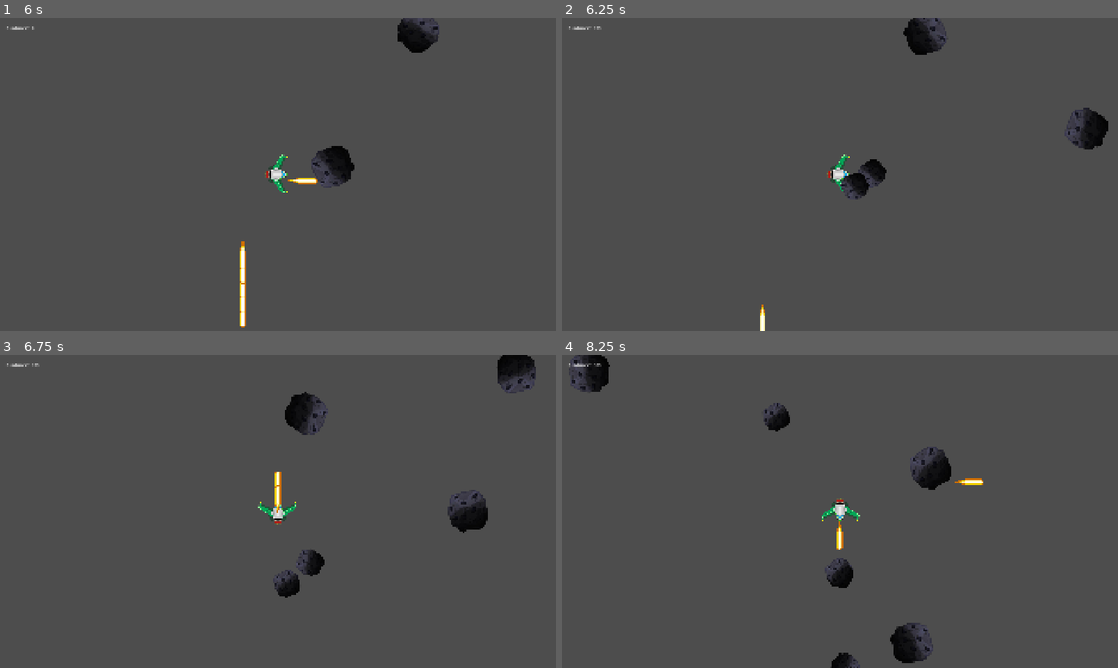
Above: before the commit, frames 1-4 (two rows, left to right).
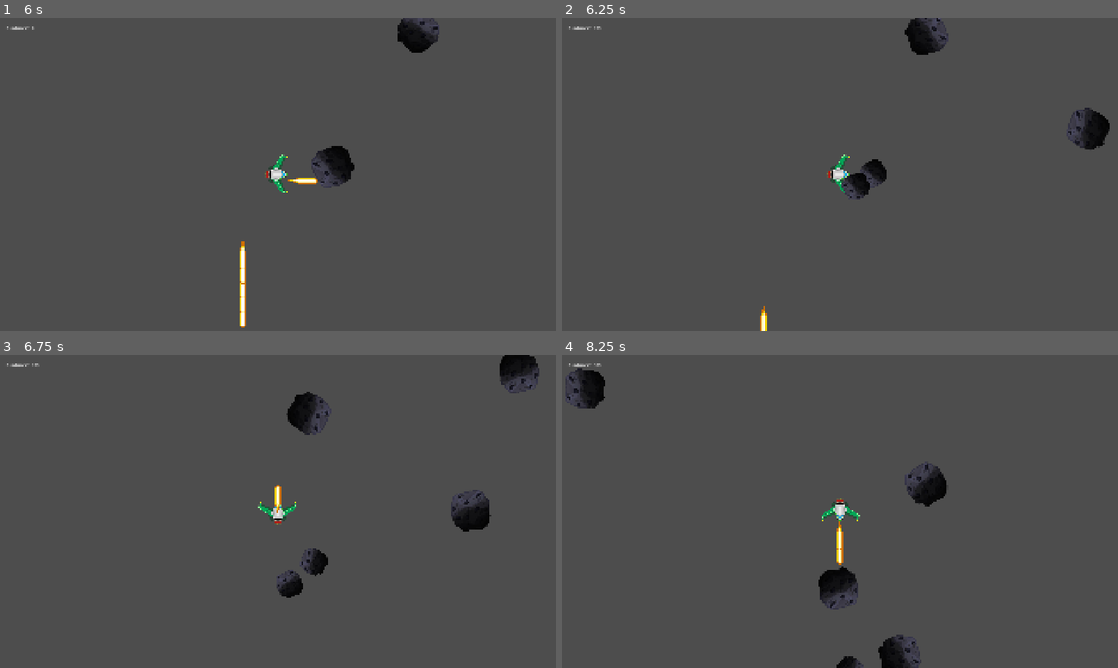
Above: after the commit, the same moments.

Repository: Mirguini/AsteroidZ
Game: Godot game, scene res://MainScene/Main.tscn
Same seed, same stepped clock (60 frames per second), same inputs: the game is played once before the commit and once after it.
Inputs (mouse positions are in pixels of both pictures, inside the frame that each line leads up to):
- Up to frame 1 (6 s): tap Enter at 0.5 s; move the mouse to (400, 158) at 0.52 s; press the mouse at (400, 158) at 0.53 s; hold D (moveRight) 0.53-1.28 s; tap Space at 1.25 s; move the mouse to (166, 190) at 1.27 s; release the mouse at (166, 190) at 1.28 s; hold S (moveDown) 1.28-2.03 s; click (166, 190) at 1.35 s; move the mouse to (333, 105) at 2.02 s; press the mouse at (333, 105) at 2.03 s; hold D (moveRight) 2.03-2.78 s; move the mouse to (250, 237) at 2.77 s; release the mouse at (250, 237) at 2.78 s; hold W (moveUp) 2.78-3.53 s; click (250, 237) at 2.85 s; move the mouse to (444, 221) at 3.52 s; press the mouse at (444, 221) at 3.53 s; hold A (moveLeft) 3.53-5.03 s; move the mouse to (111, 127) at 4.27 s; release the mouse at (111, 127) at 4.28 s; click (111, 127) at 4.35 s; move the mouse to (305, 174) at 5.02 s; press the mouse at (305, 174) at 5.03 s; hold S (moveDown) 5.03-5.78 s; move the mouse to (194, 96) at 5.77 s; release the mouse at (194, 96) at 5.78 s; hold D (moveRight) from 5.78 s (still down); click (194, 96) at 5.85 s
- Up to frame 2 (6.25 s): keep holding D (moveRight)
- Up to frame 3 (6.75 s): move the mouse to (400, 495) at 6.52 s; release D (moveRight) at 6.53 s; press the mouse at (400, 495) at 6.53 s; hold W (moveUp) from 6.53 s (still down)
- Up to frame 4 (8.25 s): move the mouse to (728, 527) at 7.27 s; release W (moveUp) at 7.28 s; release the mouse at (728, 527) at 7.28 s; hold D (moveRight) 7.28-8.03 s; click (728, 527) at 7.35 s; move the mouse to (895, 442) at 8.02 s; press the mouse at (895, 442) at 8.03 s; hold S (moveDown) from 8.03 s (still down)

Frame 1 is identical in both runs. In frame 2, 0.4% of the frame differs, in the area x 35-99%, y 0-100%; in frame 3, 0.8%; in frame 4, 3.1%, in the area x 0-76%, y 0-100%.

Commit message:
Powerups
He afegit tota l'estructura per a que hi hagin powerups. He afegit triple shot, un escut que protegeix al player d'un cop, doble puntuació i "rapidfire" on permet al jugador disparar més ràpid. Tota aquesta estructura ve acompanyada dels seus respectius sprites i de generar un enum així com una classe powerup per a que gestioni els mateixos.

Diff:
--- a/asteroid-z/Asteroid/Asteroid.tscn
+++ b/asteroid-z/Asteroid/Asteroid.tscn
@@ -1,8 +1,29 @@
-[gd_scene load_steps=6 format=3 uid="uid://ba4t4nc0diy76"]
+[gd_scene load_steps=12 format=3 uid="uid://ba4t4nc0diy76"]
 
 [ext_resource type="Texture2D" uid="uid://ov3q6cjl5y06" path="res://AsteroidSpawner/asteroid.png" id="1_l7pm1"]
 [ext_resource type="Script" uid="uid://b1cg0kvg0qync" path="res://Asteroid/asteroid.gd" id="1_n00aa"]
 [ext_resource type="PackedScene" uid="uid://dwhi1kbnxjkc1" path="res://AsteroidSpawner/ExplosionSfx.tscn" id="2_gfnam"]
+[ext_resource type="PackedScene" uid="uid://b7q5iqilac3wa" path="res://Player/PowerUp/PowerUp.tscn" id="3_rwnqa"]
+[ext_resource type="Script" uid="uid://dsp66onsvf25y" path="res://Player/PowerUp/PowerUpDrop.gd" id="4_o52gv"]
+
+[sub_resource type="Resource" id="Resource_657bh"]
+script = ExtResource("4_o52gv")
+metadata/_custom_type_script = "uid://dsp66onsvf25y"
+
+[sub_resource type="Resource" id="Resource_2puft"]
+script = ExtResource("4_o52gv")
+type = 1
+metadata/_custom_type_script = "uid://dsp66onsvf25y"
+
+[sub_resource type="Resource" id="Resource_0ac6u"]
+script = ExtResource("4_o52gv")
+type = 2
+metadata/_custom_type_script = "uid://dsp66onsvf25y"
+
+[sub_resource type="Resource" id="Resource_7lqgo"]
+script = ExtResource("4_o52gv")
+type = 3
+metadata/_custom_type_script = "uid://dsp66onsvf25y"
 
 [sub_resource type="CircleShape2D" id="CircleShape2D_n00aa"]
 radius = 53.65
@@ -13,6 +34,9 @@
 [node name="Asteroid" type="CharacterBody2D" groups=["asteroids"]]
 script = ExtResource("1_n00aa")
 explosion_sfx_scene = ExtResource("2_gfnam")
+powerup_scene = ExtResource("3_rwnqa")
+powerup_drop_chance = 0.1
+powerup_drops = Array[ExtResource("4_o52gv")]([SubResource("Resource_657bh"), SubResource("Resource_2puft"), SubResource("Resource_0ac6u"), SubResource("Resource_7lqgo")])
 
 [node name="CollisionShape2D" type="CollisionShape2D" parent="."]
 shape = SubResource("CircleShape2D_n00aa")
--- a/asteroid-z/Asteroid/asteroid.gd
+++ b/asteroid-z/Asteroid/asteroid.gd
@@ -13,6 +13,9 @@
 @export var split_angle_spread: float = 0.6
 @export var spawn_separation: float = 10.0
 @export var explosion_sfx_scene: PackedScene
+@export var powerup_scene: PackedScene
+@export_range(0.0, 1.0, 0.01) var powerup_drop_chance := 1.0
+@export var powerup_drops: Array[PowerUpDrop] = []
 
 @export var asteroid_bounce_cd := 0.08
 @export var bounce_separation := 2.0
@@ -29,6 +32,11 @@
 	rotation = _rng.randf_range(0.0, TAU)
 	rotation_speed *= _rng.randf_range(0.6, 1.4)
 	speed *= _rng.randf_range(0.85, 1.15)
+
+	var sm := get_tree().get_first_node_in_group("score_manager")
+	if sm != null and sm.has_method("add_points"):
+		destroyed.connect(sm.add_points)
+
 
 func set_direction(dir: Vector2) -> void:
 	if dir.length() > 0.001:
@@ -81,6 +89,10 @@
 	call_deferred("_destroy_deferred")
 
 func _destroy_deferred() -> void:
+	print("DESTROY asteroid | can_split=", can_split,
+		" powerup_scene=", powerup_scene,
+		" drops=", powerup_drops.size(),
+		" chance=", powerup_drop_chance)
 	emit_signal("destroyed", score_value)
 
 	if explosion_sfx_scene != null:
@@ -88,10 +100,14 @@
 		get_parent().add_child(sfx)
 		sfx.global_position = global_position
 
+	if not can_split:
+		_try_drop_powerup()
+
 	if can_split:
 		_split_into_two()
 
 	queue_free()
+
 
 func bounce_from(normal: Vector2) -> void:
 	if _bounce_timer > 0.0:
@@ -126,6 +142,9 @@
 		child.set_deferred("global_position", global_position + dirs[i] * spawn_separation)
 		child.set_deferred("scale", scale * child_scale)
 		child.set_deferred("can_split", false)
+		child.set_deferred("powerup_scene", powerup_scene)
+		child.set_deferred("powerup_drop_chance", powerup_drop_chance)
+		child.set_deferred("powerup_drops", powerup_drops)
 		child.set_deferred("speed", speed * child_speed_multiplier)
 		child.set_deferred("score_value", int(score_value * 0.5))
 
@@ -138,3 +157,34 @@
 	if body.has_method("take_hit"):
 		body.call_deferred("take_hit")
 		set_direction((global_position - body.global_position).normalized())
+
+func _try_drop_powerup() -> void:
+	if powerup_scene == null:
+		return
+	if powerup_drops.is_empty():
+		return
+
+	if _rng.randf() > powerup_drop_chance:
+		return
+
+	var total := 0.0
+	for d in powerup_drops:
+		total += max(0.0, d.weight)
+	if total <= 0.0:
+		return
+
+	var r := _rng.randf() * total
+	var chosen: PowerUpDrop = powerup_drops[0]
+	for d in powerup_drops:
+		r -= max(0.0, d.weight)
+		if r <= 0.0:
+			chosen = d
+			break
+
+	# Instanciar i configurar powerup
+	var p := powerup_scene.instantiate() as Node2D
+	p.global_position = global_position
+	get_parent().add_child(p)
+
+	if p is PowerUp:
+		(p as PowerUp).setup(chosen.type, chosen.duration)
--- a/asteroid-z/MainScene/ScoreManager.gd
+++ b/asteroid-z/MainScene/ScoreManager.gd
@@ -13,6 +13,13 @@
 	add_to_group("score_manager")
 
 func add_points(value: int) -> void:
-	score += value
+	var mult := 1
+
+	var player := get_tree().get_first_node_in_group("player")
+	if player != null and "score_multiplier" in player:
+		mult = int(player.score_multiplier)
+
+	score += value * mult
+
 	if label != null:
 		label.text = "Puntuació: %d" % score
--- a/asteroid-z/Player/Player.tscn
+++ b/asteroid-z/Player/Player.tscn
@@ -1,17 +1,23 @@
-[gd_scene load_steps=7 format=3 uid="uid://t2d37sioy1wh"]
+[gd_scene load_steps=9 format=3 uid="uid://t2d37sioy1wh"]
 
 [ext_resource type="Script" uid="uid://cu7aa85jadpi3" path="res://Player/playerController.gd" id="1_q3lat"]
 [ext_resource type="PackedScene" uid="uid://pam55yfjpc2" path="res://Player/Bullet/Bullet.tscn" id="2_ddoul"]
 [ext_resource type="Texture2D" uid="uid://u7im126gtey" path="res://Player/nau.webp" id="2_tok1r"]
 [ext_resource type="AudioStream" uid="uid://csecji2ub10p5" path="res://Player/Bullet/laserShoot.wav" id="4_ddoul"]
 [ext_resource type="Script" uid="uid://b2rk057j3hedh" path="res://Player/CameraShake.gd" id="5_8g4oa"]
+[ext_resource type="AudioStream" uid="uid://c25n1go0lsxab" path="res://Player/PowerUp/powerUp.wav" id="6_6ysni"]
+[ext_resource type="Texture2D" uid="uid://bjs8jhmrbdyb7" path="res://Player/PowerUp/topShield.png" id="7_vlldt"]
 
 [sub_resource type="RectangleShape2D" id="RectangleShape2D_ddoul"]
 size = Vector2(92, 39)
 
-[node name="Player" type="CharacterBody2D"]
+[node name="Player" type="CharacterBody2D" groups=["player"]]
 script = ExtResource("1_q3lat")
+speed = null
+hit_cd = null
 bullet = ExtResource("2_ddoul")
+fireCd = null
+triple_spread_deg = null
 
 [node name="Sprite2D" type="Sprite2D" parent="."]
 position = Vector2(3, 4)
@@ -32,3 +38,12 @@
 
 [node name="Camera2D" type="Camera2D" parent="."]
 script = ExtResource("5_8g4oa")
+
+[node name="PickupSfx" type="AudioStreamPlayer2D" parent="."]
+stream = ExtResource("6_6ysni")
+
+[node name="ShieldSprite" type="Sprite2D" parent="."]
+visible = false
+z_index = 5
+scale = Vector2(0.2, 0.2)
+texture = ExtResource("7_vlldt")
--- /dev/null
+++ b/asteroid-z/Player/PowerUp/PowerUp.gd
@@ -0,0 +1,47 @@
+extends Area2D
+class_name PowerUp
+
+@export var power_type: PowerUpTypes.Type = PowerUpTypes.Type.TRIPLE_SHOT
+@export var duration := 8.0
+@export var drift_speed := 70.0
+@export var lifetime := 10.0
+
+@export var catalog: PowerUpCatalog
+@export var default_sprite: Texture2D # opcional, per evitar invisibles
+@onready var sprite: Sprite2D = $Sprite2D
+
+var _dir: Vector2
+
+func setup(new_type: PowerUpTypes.Type, new_duration: float) -> void:
+	power_type = new_type
+	duration = new_duration
+	_update_sprite()
+
+func _update_sprite() -> void:
+	if sprite == null:
+		return
+	var tex: Texture2D = null
+	if catalog != null:
+		tex = catalog.get_sprite(power_type)
+	sprite.texture = tex if tex != null else default_sprite
+
+func _ready() -> void:
+	_dir = Vector2.RIGHT.rotated(randf() * TAU)
+	body_entered.connect(_on_body_entered)
+
+	_update_sprite()
+
+	# Auto-despawn (un sol cop)
+	await get_tree().create_timer(lifetime).timeout
+	if is_inside_tree():
+		queue_free()
+
+func _physics_process(delta: float) -> void:
+	global_position += _dir * drift_speed * delta
+
+func _on_body_entered(body: Node) -> void:
+	print("POWERUP touched by:", body.name, " type:", body.get_class())
+	print("is player group?", body.is_in_group("player"), " has add_powerup?", body.has_method("add_powerup"))
+	if body.is_in_group("player") and body.has_method("add_powerup"):
+		body.add_powerup(power_type, duration)
+		queue_free()
--- /dev/null
+++ b/asteroid-z/Player/PowerUp/PowerUp.tscn
@@ -0,0 +1,29 @@
+[gd_scene load_steps=9 format=3 uid="uid://b7q5iqilac3wa"]
+
+[ext_resource type="Script" uid="uid://drncylhnp0cq" path="res://Player/PowerUp/PowerUp.gd" id="1_8f4tg"]
+[ext_resource type="Texture2D" uid="uid://cxw8tofr1xm12" path="res://Player/PowerUp/x2.png" id="2_r14kw"]
+[ext_resource type="Texture2D" uid="uid://ccwr0hnyqy2nu" path="res://Player/PowerUp/rapidfire.png" id="3_khwlr"]
+[ext_resource type="Script" uid="uid://hyqh4go0cli5" path="res://Player/PowerUp/PowerUpCatalog.gd" id="4_7bjvx"]
+[ext_resource type="Texture2D" uid="uid://ynmgcfelxve0" path="res://Player/PowerUp/shield.png" id="5_xa6yl"]
+[ext_resource type="Texture2D" uid="uid://cptk2gtdscwhr" path="res://Player/PowerUp/tripleShot.png" id="6_uaqug"]
+
+[sub_resource type="Resource" id="Resource_nypbh"]
+script = ExtResource("4_7bjvx")
+triple_shot_sprite = ExtResource("6_uaqug")
+rapid_fire_sprite = ExtResource("3_khwlr")
+double_damage_sprite = ExtResource("2_r14kw")
+shield_sprite = ExtResource("5_xa6yl")
+metadata/_custom_type_script = "uid://hyqh4go0cli5"
+
+[sub_resource type="RectangleShape2D" id="RectangleShape2D_8f4tg"]
+
+[node name="PowerUp" type="Area2D"]
+script = ExtResource("1_8f4tg")
+lifetime = 5.0
+catalog = SubResource("Resource_nypbh")
+
+[node name="Sprite2D" type="Sprite2D" parent="."]
+scale = Vector2(0.15, 0.15)
+
+[node name="CollisionShape2D" type="CollisionShape2D" parent="."]
+shape = SubResource("RectangleShape2D_8f4tg")
--- /dev/null
+++ b/asteroid-z/Player/PowerUp/PowerUpCatalog.gd
@@ -0,0 +1,15 @@
+extends Resource
+class_name PowerUpCatalog
+
+@export var triple_shot_sprite: Texture2D
+@export var rapid_fire_sprite: Texture2D
+@export var double_damage_sprite: Texture2D
+@export var shield_sprite: Texture2D
+
+func get_sprite(t: PowerUpTypes.Type) -> Texture2D:
+	match t:
+		PowerUpTypes.Type.TRIPLE_SHOT: return triple_shot_sprite
+		PowerUpTypes.Type.RAPID_FIRE: return rapid_fire_sprite
+		PowerUpTypes.Type.DOUBLE_DAMAGE: return double_damage_sprite
+		PowerUpTypes.Type.SHIELD: return shield_sprite
+		_: return null
--- /dev/null
+++ b/asteroid-z/Player/PowerUp/PowerUpDrop.gd
@@ -0,0 +1,6 @@
+extends Resource
+class_name PowerUpDrop
+
+@export var type: PowerUpTypes.Type = PowerUpTypes.Type.TRIPLE_SHOT
+@export_range(0.0, 100.0, 0.1) var weight := 1.0
+@export var duration := 8.0
--- /dev/null
+++ b/asteroid-z/Player/PowerUp/PowerUpTypes.gd
@@ -0,0 +1,9 @@
+extends Node
+class_name PowerUpTypes
+
+enum Type {
+	TRIPLE_SHOT,
+	RAPID_FIRE,
+	DOUBLE_DAMAGE,
+	SHIELD
+}
--- a/asteroid-z/Player/playerController.gd
+++ b/asteroid-z/Player/playerController.gd
@@ -1,20 +1,31 @@
 extends CharacterBody2D
 
 @onready var shoot_sfx: AudioStreamPlayer2D = $ShootSfx
+@onready var pickup_sfx: AudioStreamPlayer2D = $PickupSfx
+
+@onready var shield_sprite: Sprite2D = $ShieldSprite
 
 @export var speed := 600.0
 @export var hit_cd := 0.35
-
-var _can_take_hit := true
-
-var aimDir := Vector2.RIGHT
-
 @export var bullet: PackedScene
 @export var fireCd: float = 0.15
 @onready var muzzle: Marker2D = $Muzzle
+@export var triple_spread_deg := 12.0
+
+var active_powerups: Dictionary = {}
+# type -> SceneTreeTimer
+var score_multiplier := 1
+
+var _can_take_hit := true
+var aimDir := Vector2.RIGHT
 var canShoot := true
 
-func _process(delta: float) -> void:
+func _ready() -> void:
+	if shield_sprite != null:
+		shield_sprite.visible = false
+
+
+func _physics_process(delta: float) -> void:
 	var input_vector = Vector2.ZERO
 	input_vector.x = Input.get_action_strength("moveRight") - Input.get_action_strength("moveLeft")
 	input_vector.y = Input.get_action_strength("moveDown") - Input.get_action_strength("moveUp")
@@ -29,6 +40,7 @@
 
 	if Input.is_action_pressed("Shoot"):
 		tryShoot()
+
 
 func _snap_to_cardinal(v: Vector2) -> Vector2:
 	if abs(v.x) > abs(v.y):
@@ -59,6 +71,15 @@
 		shoot_sfx.stop()
 		shoot_sfx.play()
 
+	if has_powerup(PowerUpTypes.Type.TRIPLE_SHOT):
+		_shoot_triple()
+	else:
+		_shoot_single()
+
+	await get_tree().create_timer(fireCd).timeout
+	canShoot = true
+
+func _shoot_single() -> void:
 	var b = bullet.instantiate()
 	b.global_position = muzzle.global_position
 
@@ -67,10 +88,31 @@
 
 	get_parent().add_child(b)
 
-	await get_tree().create_timer(fireCd).timeout
-	canShoot = true
+
+func _shoot_triple() -> void:
+	var spread := deg_to_rad(triple_spread_deg)
+
+	_spawn_bullet(aimDir.rotated(-spread))
+	_spawn_bullet(aimDir)
+	_spawn_bullet(aimDir.rotated(spread))
+
+func _spawn_bullet(dir: Vector2) -> void:
+	var b = bullet.instantiate()
+	b.global_position = muzzle.global_position
+
+	if "direction" in b:
+		b.direction = dir.normalized()
+
+	get_parent().add_child(b)
 
 func take_hit() -> void:
+	if has_powerup(PowerUpTypes.Type.SHIELD):
+		active_powerups.erase(PowerUpTypes.Type.SHIELD)
+
+		if shield_sprite != null:
+			shield_sprite.visible = false
+		return
+
 	if not _can_take_hit:
 		return
 
@@ -94,3 +136,36 @@
 		sprite.modulate.a = 1.0
 
 	_can_take_hit = true
+
+
+func add_powerup(type: PowerUpTypes.Type, duration: float) -> void:
+	if pickup_sfx != null:
+		pickup_sfx.stop()
+		pickup_sfx.play()
+
+	if type == PowerUpTypes.Type.SHIELD and shield_sprite != null:
+		shield_sprite.visible = true
+
+	# ✖️2 SCORE
+	if type == PowerUpTypes.Type.DOUBLE_DAMAGE:
+		score_multiplier = 2
+
+	var t := get_tree().create_timer(duration)
+	active_powerups[type] = t
+
+	t.timeout.connect(func():
+		if active_powerups.get(type) == t:
+			active_powerups.erase(type)
+
+			if type == PowerUpTypes.Type.SHIELD and shield_sprite != null:
+				shield_sprite.visible = false
+
+			if type == PowerUpTypes.Type.DOUBLE_DAMAGE:
+				score_multiplier = 1
+	)
+
+
+
+
+func has_powerup(type: PowerUpTypes.Type) -> bool:
+	return active_powerups.has(type)
Not shown, added: asteroid-z/Player/PowerUp/PowerUp.gd.uid
Not shown, added: asteroid-z/Player/PowerUp/PowerUpCatalog.gd.uid
Not shown, added: asteroid-z/Player/PowerUp/PowerUpDrop.gd.uid
Not shown, added: asteroid-z/Player/PowerUp/PowerUpTypes.gd.uid
Not shown, added: asteroid-z/Player/PowerUp/powerUp.wav.import
Binary file added: asteroid-z/Player/PowerUp/rapidfire.png
Not shown, added: asteroid-z/Player/PowerUp/rapidfire.png.import
Binary file added: asteroid-z/Player/PowerUp/shield.png
Not shown, added: asteroid-z/Player/PowerUp/shield.png.import
Binary file added: asteroid-z/Player/PowerUp/topShield.png
Not shown, added: asteroid-z/Player/PowerUp/topShield.png.import
Binary file added: asteroid-z/Player/PowerUp/tripleShot.png
(and 4 more such lines)
